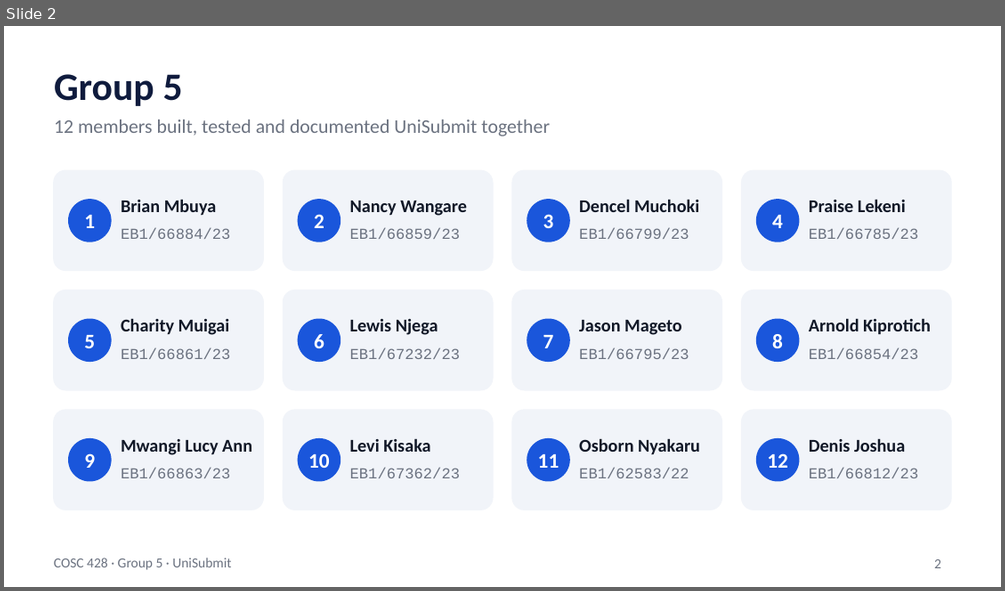
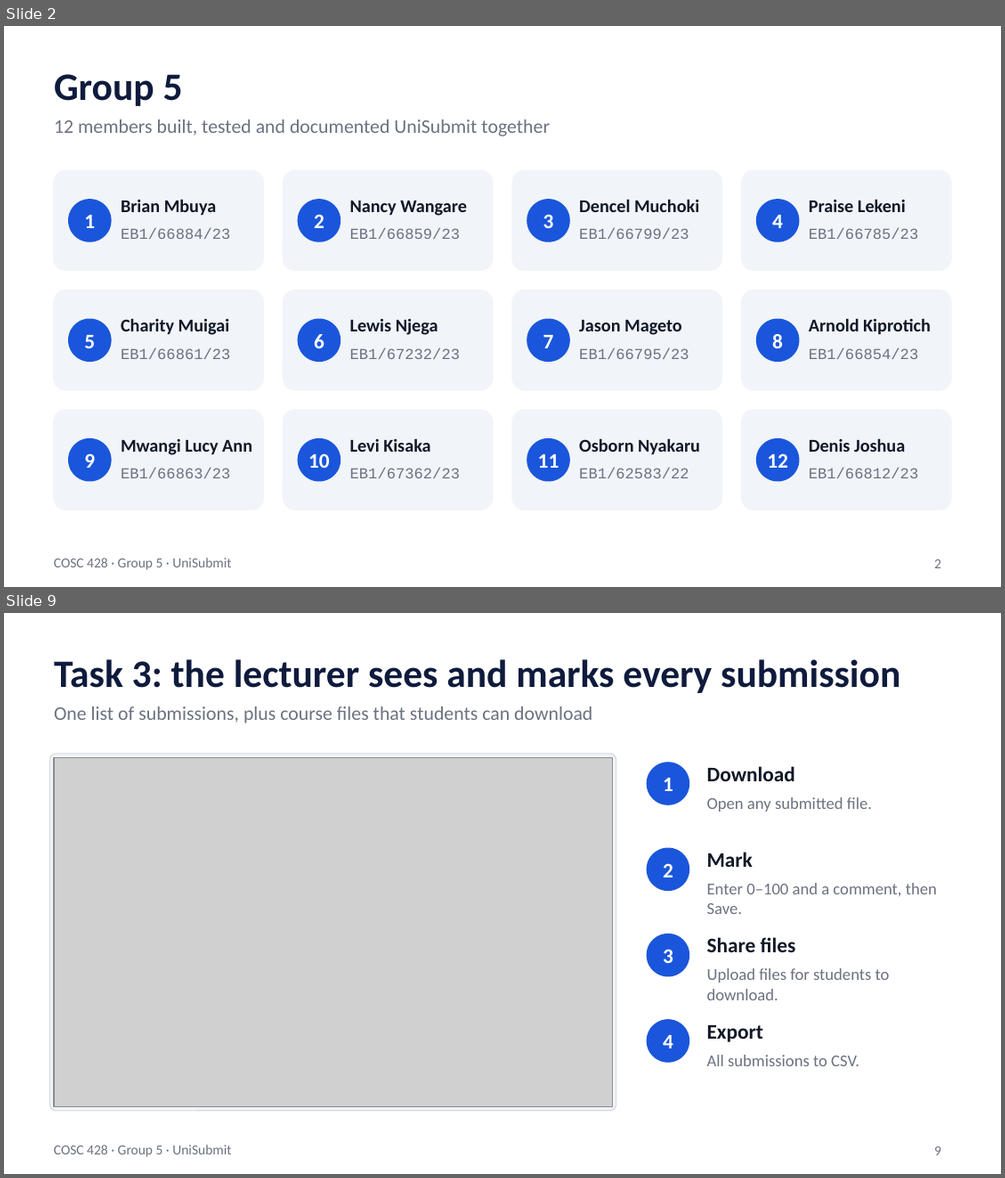
Before and after one commit to IRIR-Java/unisubmit, a slide deck: docs/COSC428_Group5_UniSubmit_Slides.pptx. Shown one above the other, each under a label of ours: slide 2 before the commit, slides 2 and 9 after it; the slides between them are not shown. The pictures are 1005x591 and 1005x1178 pixels, drawn with LibreOffice and Linux fonts; fonts in the diff are those of the drawing; grey boxes stand for pictures. Boxes give left, top, right and bottom in pixels: in the first picture for what was removed or moved away, otherwise in the second. Text is boxed around its words. In the diff, an @@ line names an element or a change of style, - is before the commit and + after.

```diff
--- a/docs/COSC428_Group5_UniSubmit_Slides.pptx
+++ b/docs/COSC428_Group5_UniSubmit_Slides.pptx
@@ slide 9 added at (4,613,1001,1174), background #FFFFFF; not listed: 1 template element that a slide beside it also shows @@
@@ title added at (54,659,900,693), 28 pt, text #0F1B3D, bold @@
+Task 3: the lecturer sees and marks every submission
@@ text added at (54,706,592,723), 14 pt, text #6B7280 @@
+One list of submissions, plus course files that students can download
@@ rounded rectangle added at (50,754,616,1111), fill #F1F4F9, outline #D5D9E0 0.75 pt @@
@@ picture added at (54,757,612,1106) @@
@@ ellipse added at (647,763,688,804), fill #1A56DB, outline #1A56DB 1 pt @@
@@ text added at (707,766,795,781), 15 pt, text #111827, bold @@
+Download
@@ text added at (663,778,673,791), 15 pt, text #FFFFFF, bold @@
+1
@@ text added at (707,797,872,811), 12 pt, text #6B7280 @@
+Open any submitted file.
@@ ellipse added at (647,848,688,890), fill #1A56DB, outline #1A56DB 1 pt @@
@@ text added at (707,852,752,867), 15 pt, text #111827, bold @@
+Mark
@@ text added at (663,863,673,877), 15 pt, text #FFFFFF, bold @@
+2
@@ text added at (707,883,937,914), 12 pt, text #6B7280 @@
+Enter 0–100 and a comment, then Save.
@@ ellipse added at (647,934,688,976), fill #1A56DB, outline #1A56DB 1 pt @@
@@ text added at (663,949,673,963), 15 pt, text #FFFFFF, bold @@
+3
@@ text added at (707,937,796,952), 15 pt, text #111827, bold @@
+Share files
@@ text added at (707,968,890,1000), 12 pt, text #6B7280 @@
+Upload files for students to download.
@@ ellipse added at (647,1020,688,1062), fill #1A56DB, outline #1A56DB 1 pt @@
@@ text added at (663,1035,673,1048), 15 pt, text #FFFFFF, bold @@
+4
@@ text added at (707,1025,763,1042), 15 pt, text #111827, bold @@
+Export
@@ text added at (707,1054,859,1066), 12 pt, text #6B7280 @@
+All submissions to CSV.
@@ page number added at (934,1146,941,1155), 10 pt, text #6B7280 @@
+9
```
Also in this commit, not shown: 10 slides changed, 2 other slides added, 4 slides removed, 30 other files.
